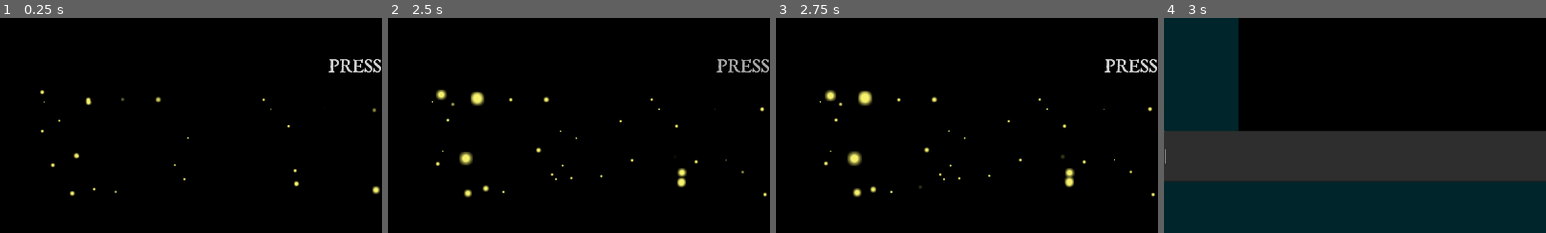
Above: before the commit, frames 1-4 (left to right).
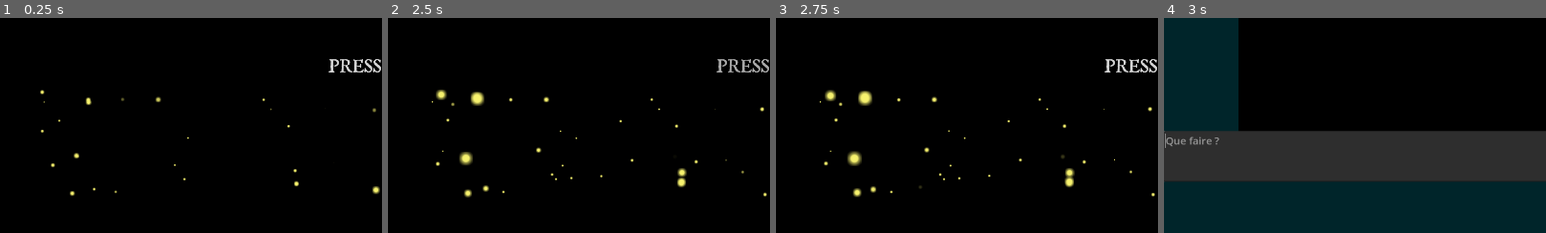
Above: after the commit, the same moments.

Repository: frangin2003/sram-remaster
Game: Godot game, scene res://scenes/00_title_screen/00_title_screen.tscn
Same seed, same stepped clock (60 frames per second), same inputs: the game is played once before the commit and once after it. Video files are missing from this copy of the repository; at most half a second of black plays in their place.
Inputs (mouse positions are % of the whole screen's width and height, from its top left):
- Up to frame 1 (0.25 s): no input
- Up to frame 2 (2.5 s): click (52, 61) at 0.5 s; click (52, 61) at 1.25 s; click (52, 61) at 2 s
- Up to frame 3 (2.75 s): no input
- Up to frame 4 (3 s): tap Enter at 2.75, 2.85 s; move the mouse to (53, 63) at 2.77 s; click (53, 63) at 2.92 s
The pictures show only the part of the screen within x 0-50%, y 50-100%; the shares and areas given below are measured in that part.

Frames 1-3 are identical in both runs. In frame 4, 0.3% of the frame differs, in the area x 0-15%, y 53-68%.
Error before the commit: Invalid call. Nonexistent function 'send_system_and_user_prompt' in base 'Node (LlmServer.gd)'. (res://scenes/gui/HeroTextEdit.gd:48)

Commit message:
New version of LlmServer

Diff:
--- a/global/Global.gd
+++ b/global/Global.gd
@@ -22,6 +22,44 @@
 	"centaur_hoof": false,
 }
 
-var SYSTEM = ""
+var SCENE = ""
 
-var SCENE = ""
+#---------------------
+var RECORDED_AUDIO: PackedByteArray
+var SCREENSHOT: PackedByteArray
+
+var LLM_INPUT_ARRAY = []
+var RECORDED_AUDIO_URL = ProjectSettings.globalize_path("res://") + "recorded_audio.wav"
+var SCREENSHOT_URL = null
+var SYSTEM = null
+
+# Called every frame. 'delta' is the elapsed time since the previous frame.
+func resetAudioAndScreenshot():
+	RECORDED_AUDIO = PackedByteArray()
+	SCREENSHOT = PackedByteArray()
+	RECORDED_AUDIO_URL = null
+	SCREENSHOT_URL = null
+
+func add_to_memory(message):
+	LLM_INPUT_ARRAY.append(message)
+
+func reset_memory():
+	LLM_INPUT_ARRAY = []
+
+func check_and_send_to_llm():
+	if RECORDED_AUDIO != null and SCREENSHOT != null:
+		print("Audio recording and screenshot are ready!")
+		LlmServer.send_system_and_one_image_and_voice_prompt(SYSTEM, RECORDED_AUDIO, SCREENSHOT)
+
+func check_and_send_to_llm_urls():
+	if RECORDED_AUDIO_URL != null and SCREENSHOT_URL != null:
+		print("Audio recording and screenshot are ready!")
+		LlmServer.send_system_and_one_image_and_voice_prompt_urls(SYSTEM, RECORDED_AUDIO_URL, SCREENSHOT_URL)
+
+# Called when the node enters the scene tree for the first time.
+func _ready():
+	resetAudioAndScreenshot()
+
+# Called every frame. 'delta' is the elapsed time since the previous frame.
+func _process(_delta):
+	pass
--- a/global/LlmServer - Copy.gd
+++ /dev/null
@@ -1,102 +0,0 @@
-extends Node
-
-var llm_inputs = []
-var llm_chunks = []
-signal llm_chunk(chunk)
-
-var socket = WebSocketPeer.new()
-
-func _ready():
-	socket.connect_to_url("ws://localhost:8765")
-
-func _process(_delta):
-	socket.poll()
-	var state = socket.get_ready_state()
-	if state == WebSocketPeer.STATE_OPEN:
-		while socket.get_available_packet_count():
-			var chunk = socket.get_packet().get_string_from_utf8()
-			print("Chunk: ", chunk)
-			llm_chunks.append(chunk)
-			emit_signal("llm_chunk", chunk)
-
-	elif state == WebSocketPeer.STATE_CLOSING:
-		# Keep polling to achieve proper close.
-		pass
-	elif state == WebSocketPeer.STATE_CLOSED:
-		var code = socket.get_close_code()
-		var reason = socket.get_close_reason()
-		print("WebSocket closed with code: %d, reason %s. Clean: %s" % [code, reason, code != -1])
-		set_process(false) # Stop processing.
-
-func get_json_text(system_message, user_message, audio_file_path = ""):
-	var message_dict = {"system": system_message, "user": user_message, "audio_file_path": audio_file_path}
-	llm_inputs.append(message_dict)
-	return JSON.stringify(message_dict)
-
-# Override _gui_input instead of _input for GUI elements like TextEdit.
-#func send_text(system_message, user_message):
-	#socket.send_text(get_json_text(system_message, user_message))
-
-# Not working for the moment, using file on disk
-func send_audio(system_message, user_message, audio_file_path):
-	socket.send_text(get_json_text(system_message, user_message, audio_file_path))
-#func send_audio(system_message, user_message, audio_bytes):
-	#send_text(system_message, "")
-	#data_socket.send(audio_bytes)
-
-func send_text(content: Dictionary) -> void:
-	if socket.get_ready_state() == WebSocketPeer.STATE_OPEN:
-		socket.send_text(JSON.stringify(content))
-	else:
-		print("WebSocket is not connected.")
-
-# Convert ArrayBytes to Base64
-func bytearray_to_base64(bytearray: PackedByteArray) -> String:
-	return Marshalls.utf8_to_base64(bytearray.get_string_from_utf8())
-
-# Different use cases for sending messages
-func send_system_and_user_prompt(system_prompt: String, user_prompt: String) -> void:
-	var message = {
-		"messages": [
-			{"role": "system", "content": system_prompt},
-			{"role": "user", "content": [{"type": "text", "text": user_prompt}]}
-		]
-	}
-	send_text(message)
-
-func send_system_and_voice_prompt(system_prompt: String, voice_data: PackedByteArray) -> void:
-	var base64_voice = bytearray_to_base64(voice_data)
-	var message = {
-		"messages": [
-			{"role": "system", "content": system_prompt},
-			{"role": "user", "content": [{"type": "voice", "voice": {"data": base64_voice}}]}
-		]
-	}
-	send_text(message)
-
-func send_system_and_images_and_user_prompt(system_prompt: String, user_prompt: String, image_data_array: Array) -> void:
-	var image_content = []
-	for data in image_data_array:
-		var base64_image = bytearray_to_base64(data)
-		image_content.append({"type": "image", "image": {"data": base64_image}})
-	var message = {
-		"messages": [
-			{"role": "system", "content": system_prompt},
-			{"role": "user", "content": [{"type": "text", "text": user_prompt}] + image_content}
-		]
-	}
-	send_text(message)
-
-func send_system_and_images_and_voice_prompt(system_prompt: String, voice_data: PackedByteArray, image_data_array: Array) -> void:
-	var base64_voice = bytearray_to_base64(voice_data)
-	var image_content = []
-	for data in image_data_array:
-		var base64_image = bytearray_to_base64(data)
-		image_content.append({"type": "image", "image": {"data": base64_image}})
-	var message = {
-		"messages": [
-			{"role": "system", "content": system_prompt},
-			{"role": "user", "content": [{"type": "voice", "voice": {"data": base64_voice}}] + image_content}
-		]
-	}
-	send_text(message)
--- a/global/LlmServer.gd
+++ b/global/LlmServer.gd
@@ -25,7 +25,7 @@
 		print("WebSocket closed with code: %d, reason %s. Clean: %s" % [code, reason, code != -1])
 		set_process(false) # Stop processing.
 
-func create_message(role, prompt, image_url=null, with_speech: bool=false):
+func create_message(role, prompt, with_speech: bool=false, image_url=null):
 	var message_dict = {}
 	if (not with_speech or image_url == null):
 		message_dict = {"role": role, "content": prompt}
@@ -51,17 +51,15 @@
 			})
 
 		message_dict = {"role": role, "content": content_array}
-
-	Global.add_to_memory(message_dict)
 	return message_dict
 
 func create_assistant_message(output):
 	create_message("assistant", output)
 
-func send_to_llm_server(system_prompt: String, user_prompt: String, image_url: String, with_speech: bool) -> void:
+func send_to_llm_server(system_prompt: String, user_prompt: String, with_speech: bool=false, image_url=null) -> void:
 	if socket.get_ready_state() == WebSocketPeer.STATE_OPEN:
 		var messages_array = [create_message("system", system_prompt)]
-		Global.LLM_INPUT_ARRAY.append(create_message("user", user_prompt, image_url, with_speech))
+		Global.add_to_memory(create_message("user", user_prompt, with_speech, image_url))
 		messages_array.append_array(Global.LLM_INPUT_ARRAY)
 		socket.send_text(JSON.stringify({"messages": messages_array}))
 	else:
--- a/scenes/gui/HeroTextEdit.gd
+++ b/scenes/gui/HeroTextEdit.gd
@@ -45,5 +45,5 @@
 			gameMasterOutput.text = ""
 			output = ""
 			command = ""
-			LlmServer.send_system_and_user_prompt(system_message, user_message)
+			LlmServer.send_to_llm_server(system_message, user_message)
 			get_viewport().set_input_as_handled()
